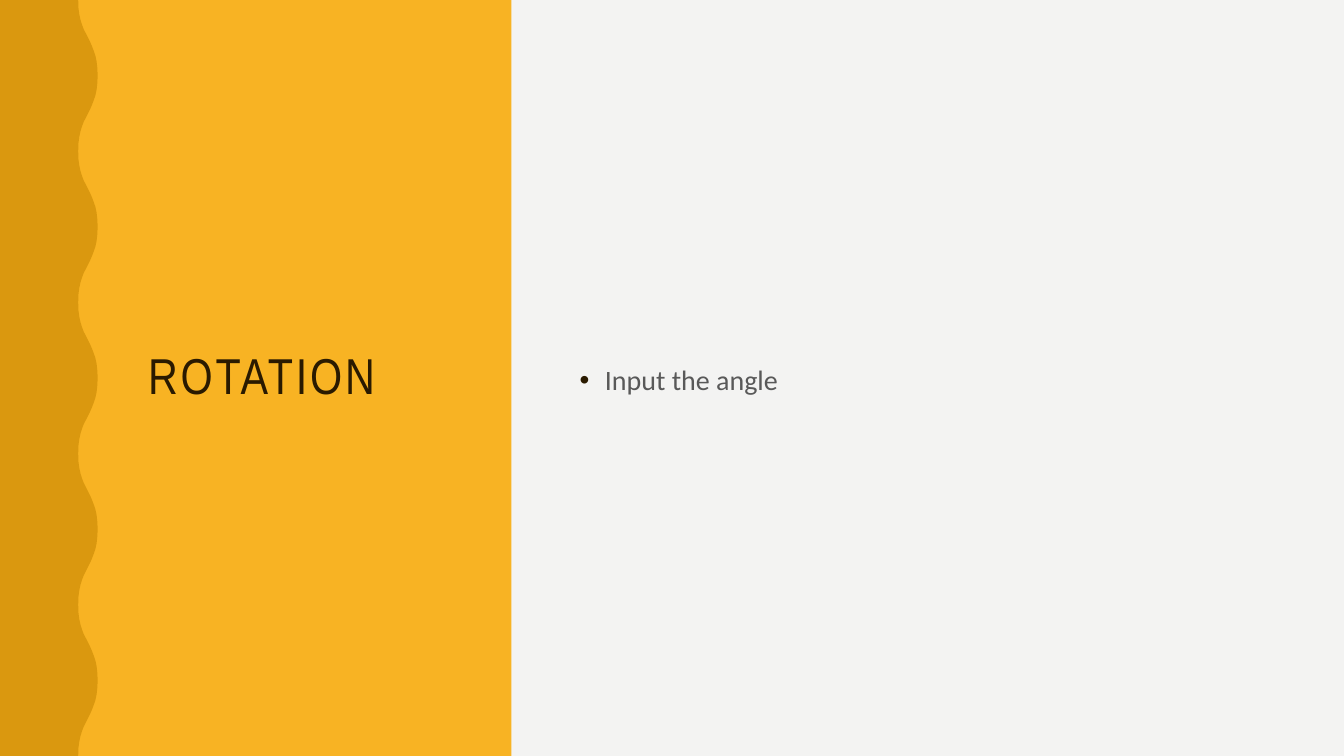
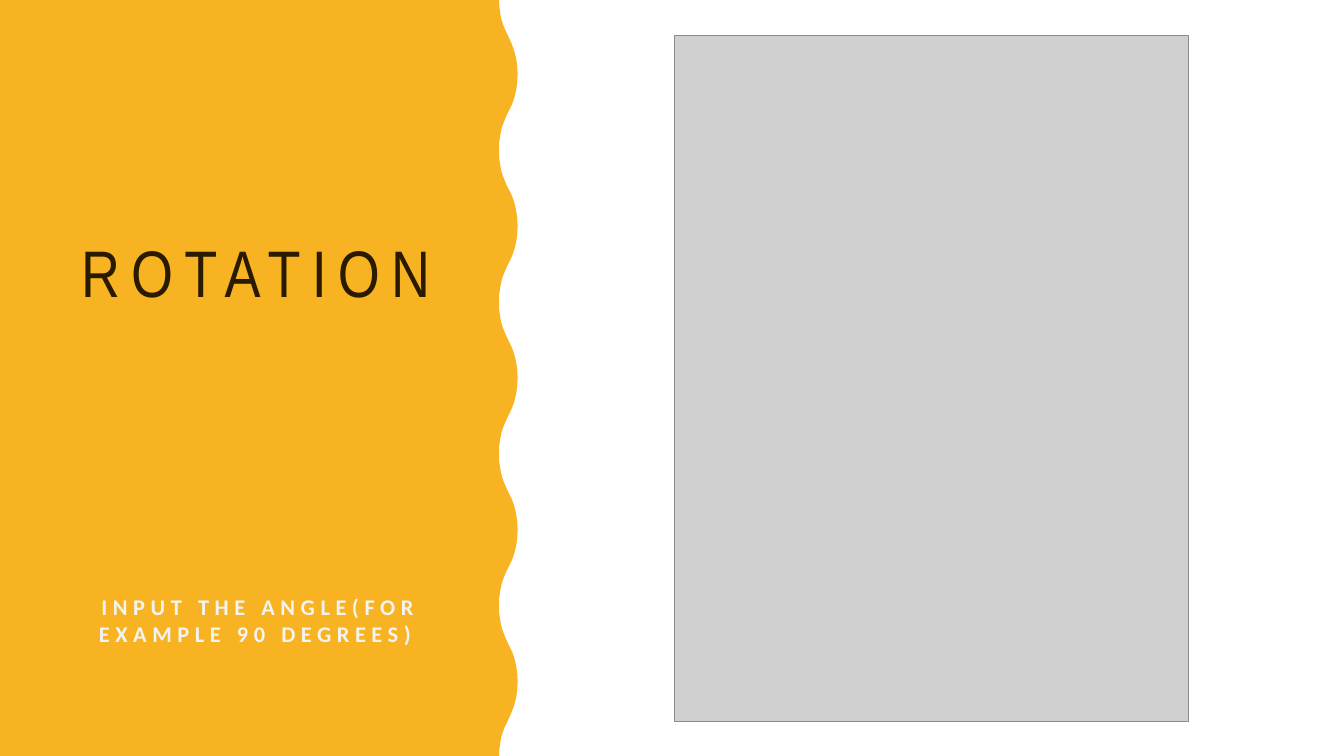
Before and after one commit to pzhu301/165FinalProject-PictureModification, a slide deck: slide 5 of FinalProject.pptx. Drawn at 1344x756 pixels with LibreOffice and Linux fonts; fonts in the diff are those of the drawing; grey boxes stand for pictures. Boxes give left, top, right and bottom in pixels: in the first picture for what was removed or moved away, otherwise in the second. Text is boxed around its words. In the diff, an @@ line names an element or a change of style, - is before the commit and + after.

```diff
--- a/FinalProject.pptx
+++ b/FinalProject.pptx
@@ background #F3F3F2 to #FFFFFF @@
@@ rectangle at (0,0,1344,756): fill #F3F3F2 to #FFFFFF @@
@@ rectangle removed at (0,0,511,756) @@
@@ freeform shape removed at (0,0,98,756) @@
@@ rectangle added at (0,0,31,756), fill #2A1A00 @@
@@ freeform shape added at (0,0,517,756), fill #F8B323 @@
@@ picture added at (675,35,1189,721) @@
@@ title "ROTATION": place and size @@
-title "ROTATION" at (148,359,375,395)
+title "ROTATION" at (72,71,451,553)
@@ title "ROTATION" at (72,71,451,553): size 36 to 47 pt, letter spacing 2 to 8 pt; alignment left to centre @@
@@ text "INPUT THE ANGLE(FOR EXAMPLE 90 ..." at (99,598,413,645): vertical alignment middle to top @@
@@ text at (99,598,413,645): text changed; size 20 to 16 pt; text colour #595959 to #F3F3F2; bold on @@
-• Input the angle
+INPUT THE ANGLE(FOR EXAMPLE 90 DEGREES)
```
Also in this commit, not shown: 1 other slide changed, 1 slide added, 2 other files.
